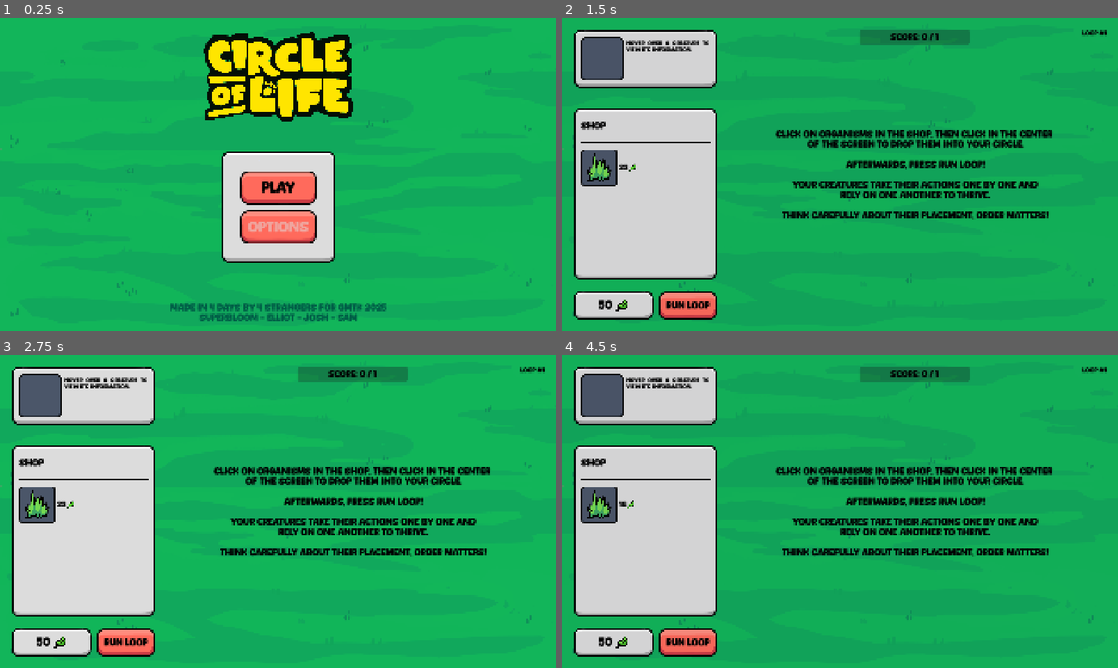
Above: before the commit, frames 1-4 (two rows, left to right).
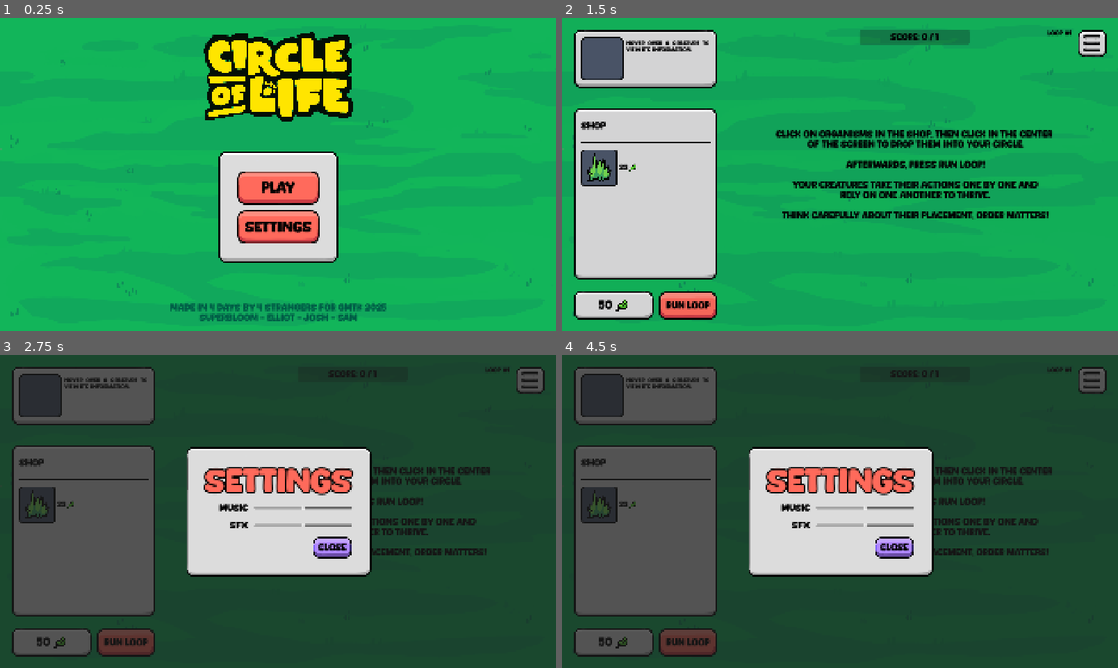
Above: after the commit, the same moments.

Repository: elliotfontaine/gmtk-2025-submission
Game: Godot game, scene res://scenes/main_menu.tscn
The game is run twice, just before and just after one commit, with the same random seed, the same clock (stepped at 60 frames per second) and the same inputs. The engine's default icon, where the game draws it, is replaced by a stand-in: a white triangle on a blue panel in a dark square.
Inputs (mouse positions are in pixels of both pictures, inside the frame that each line leads up to):
- Up to frame 1 (0.25 s): no input
- Up to frame 2 (1.5 s): click "play" at 0.5 s; click (606, 168) at 1.25 s
- Up to frame 3 (2.75 s): click (528, 380) at 2.02 s
- Up to frame 4 (4.5 s): click "Run Loop" at 2.75 s; click (840, 549) at 3.5 s, where only the run before the commit has a clickable "try again"; tap Enter at 4.25 s; move the mouse to (812, 574) at 4.27 s; hold Up from 4.28 s (still down); hold Shift from 4.28 s (still down); click (812, 574) at 4.42 s

The runs differ from the first frame. In frame 1, 1.5% of the frame differs, in the area x 39-61%, y 42-79%; in frame 2, 0.5%; in frame 3, 97%, in the area x 0-100%, y 0-100%; in frame 4, 97%.

Commit message:
proper volume sliders logic

Diff:
--- a/audio/default_bus_layout.tres
+++ b/audio/default_bus_layout.tres
@@ -5,11 +5,11 @@
 bus/1/solo = false
 bus/1/mute = false
 bus/1/bypass_fx = false
-bus/1/volume_db = -0.0
+bus/1/volume_db = -6.0
 bus/1/send = &"Master"
 bus/2/name = &"SFX"
 bus/2/solo = false
 bus/2/mute = false
 bus/2/bypass_fx = false
-bus/2/volume_db = 0.0
+bus/2/volume_db = -6.0
 bus/2/send = &"Master"
--- /dev/null
+++ b/audio/sound_texture_button.gd
@@ -0,0 +1,16 @@
+extends TextureButton
+class_name SoundTextureButton
+
+# Optional: Add sound-playing logic
+@export var click_sound: AudioStream
+
+func _ready():
+	connect("pressed", Callable(self, "_on_pressed"))
+
+func _on_pressed():
+	if click_sound:
+		var sound = AudioStreamPlayer.new()
+		sound.stream = click_sound
+		sound.bus = "SFX"
+		add_child(sound)
+		sound.play()
--- /dev/null
+++ b/audio/volume_slider.gd
@@ -0,0 +1,24 @@
+@tool
+class_name VolumeSlider extends HSlider
+
+enum AudioBus {Master = 0}
+@export var audio_bus: AudioBus = 0 as AudioBus
+@onready var bus_name: String = AudioServer.get_bus_name(audio_bus)
+
+func _ready() -> void:
+	value_changed.connect(_on_value_changed)
+	value = db_to_linear(AudioServer.get_bus_volume_db(audio_bus)) * 100
+
+func _on_value_changed(new_value: float) -> void:
+	AudioServer.set_bus_volume_db(audio_bus, linear_to_db(new_value / 100))
+
+func _validate_property(property: Dictionary):
+	if property.name == "audio_bus":
+		var busNumber = AudioServer.bus_count
+		var options = ""
+		for i in busNumber:
+			if i > 0:
+				options += ","
+			var busName = AudioServer.get_bus_name(i)
+			options += busName
+		property.hint_string = options
--- a/scenes/main_menu.gd
+++ b/scenes/main_menu.gd
@@ -1,4 +1,9 @@
 extends Control
+
+@onready var settings_menu: Control = %SettingsMenu
 
 func _on_button_play_pressed() -> void:
 	SceneChanger.change_to(SceneChanger.MainScenes.WORLD)
+
+func _on_settings_button_pressed() -> void:
+	settings_menu.show()
--- a/scenes/main_menu.tscn
+++ b/scenes/main_menu.tscn
@@ -6,6 +6,7 @@
 [ext_resource type="AudioStream" uid="uid://dm5knn6xtsp0n" path="res://assets/audio/sfx/buttons/Click.wav" id="4_rtw2f"]
 [ext_resource type="Texture2D" uid="uid://dr1cqjdwtdh76" path="res://assets/sprites/bg.png" id="5_8ln24"]
 [ext_resource type="Texture2D" uid="uid://cp6mom83ob31g" path="res://assets/sprites/ui/game_title.png" id="6_rtw2f"]
+[ext_resource type="PackedScene" uid="uid://b5v2jtkaohm20" path="res://scenes/ui/settings.tscn" id="7_oa1go"]
 
 [node name="MainMenu" type="Control"]
 layout_mode = 3
@@ -102,12 +103,11 @@
 click_sound = ExtResource("4_rtw2f")
 metadata/_edit_use_anchors_ = true
 
-[node name="ButtonPlay3" type="Button" parent="Menu/CenterContainer/VBoxContainer"]
+[node name="SettingsButton" type="Button" parent="Menu/CenterContainer/VBoxContainer"]
 layout_mode = 2
 focus_mode = 0
 theme_override_font_sizes/font_size = 50
-disabled = true
-text = "options"
+text = "Settings"
 script = ExtResource("3_8ln24")
 click_sound = ExtResource("4_rtw2f")
 metadata/_edit_use_anchors_ = true
@@ -116,4 +116,10 @@
 stream = ExtResource("2_ekxnf")
 bus = &"SFX"
 
+[node name="SettingsMenu" parent="." instance=ExtResource("7_oa1go")]
+unique_name_in_owner = true
+visible = false
+layout_mode = 1
+
 [connection signal="pressed" from="Menu/CenterContainer/VBoxContainer/ButtonPlay" to="." method="_on_button_play_pressed"]
+[connection signal="pressed" from="Menu/CenterContainer/VBoxContainer/SettingsButton" to="." method="_on_settings_button_pressed"]
--- /dev/null
+++ b/scenes/ui/settings.gd
@@ -0,0 +1,4 @@
+extends Control
+
+func _on_close_button_pressed() -> void:
+	visible = false
--- /dev/null
+++ b/scenes/ui/settings.tscn
@@ -0,0 +1,107 @@
+[gd_scene load_steps=6 format=3 uid="uid://b5v2jtkaohm20"]
+
+[ext_resource type="Script" uid="uid://csi3rjnr5grfn" path="res://audio/sound_button.gd" id="1_7pacj"]
+[ext_resource type="Script" uid="uid://dy0oiei036i6w" path="res://scenes/ui/settings.gd" id="1_8wfqe"]
+[ext_resource type="AudioStream" uid="uid://dm5knn6xtsp0n" path="res://assets/audio/sfx/buttons/Click.wav" id="2_h175o"]
+[ext_resource type="Script" uid="uid://cawklep1qhgnx" path="res://audio/volume_slider.gd" id="2_ptynm"]
+
+[sub_resource type="StyleBoxFlat" id="StyleBoxFlat_vrkq3"]
+bg_color = Color(1, 0.415686, 0.356863, 1)
+
+[node name="Settings" type="Control"]
+layout_mode = 3
+anchors_preset = 15
+anchor_right = 1.0
+anchor_bottom = 1.0
+grow_horizontal = 2
+grow_vertical = 2
+script = ExtResource("1_8wfqe")
+
+[node name="DefeatScreen" type="ColorRect" parent="."]
+layout_mode = 1
+anchors_preset = 15
+anchor_right = 1.0
+anchor_bottom = 1.0
+grow_horizontal = 2
+grow_vertical = 2
+color = Color(0.114897, 0.114897, 0.114897, 0.717647)
+
+[node name="Menu" type="PanelContainer" parent="."]
+layout_mode = 1
+anchors_preset = 8
+anchor_left = 0.5
+anchor_top = 0.5
+anchor_right = 0.5
+anchor_bottom = 0.5
+offset_left = -319.0
+offset_top = -189.0
+offset_right = 319.0
+offset_bottom = 189.0
+grow_horizontal = 2
+grow_vertical = 2
+
+[node name="CenterContainer" type="MarginContainer" parent="Menu"]
+layout_mode = 2
+metadata/_edit_use_anchors_ = true
+
+[node name="VBoxContainer" type="VBoxContainer" parent="Menu/CenterContainer"]
+layout_mode = 2
+
+[node name="Title" type="Label" parent="Menu/CenterContainer/VBoxContainer"]
+layout_mode = 2
+size_flags_vertical = 3
+theme_override_colors/font_color = Color(1, 0.415686, 0.356863, 1)
+theme_override_colors/font_outline_color = Color(0, 0, 0, 1)
+theme_override_constants/outline_size = 20
+theme_override_font_sizes/font_size = 110
+text = "Settings"
+horizontal_alignment = 1
+
+[node name="Music" type="HBoxContainer" parent="Menu/CenterContainer/VBoxContainer"]
+layout_mode = 2
+
+[node name="Label" type="Label" parent="Menu/CenterContainer/VBoxContainer/Music"]
+custom_minimum_size = Vector2(150, 0)
+layout_mode = 2
+text = "Music"
+horizontal_alignment = 2
+
+[node name="HSlider" type="HSlider" parent="Menu/CenterContainer/VBoxContainer/Music"]
+custom_minimum_size = Vector2(0, 40)
+layout_mode = 2
+size_flags_horizontal = 3
+theme_override_styles/grabber_area_highlight = SubResource("StyleBoxFlat_vrkq3")
+value = 100.0
+script = ExtResource("2_ptynm")
+audio_bus = 1
+metadata/_custom_type_script = "uid://cawklep1qhgnx"
+
+[node name="SFX" type="HBoxContainer" parent="Menu/CenterContainer/VBoxContainer"]
+layout_mode = 2
+
+[node name="Label2" type="Label" parent="Menu/CenterContainer/VBoxContainer/SFX"]
+custom_minimum_size = Vector2(150, 0)
+layout_mode = 2
+text = "SFX"
+horizontal_alignment = 2
+
+[node name="HSlider" type="HSlider" parent="Menu/CenterContainer/VBoxContainer/SFX"]
+custom_minimum_size = Vector2(0, 40)
+layout_mode = 2
+size_flags_horizontal = 3
+theme_override_styles/grabber_area_highlight = SubResource("StyleBoxFlat_vrkq3")
+value = 100.0
+script = ExtResource("2_ptynm")
+audio_bus = 2
+metadata/_custom_type_script = "uid://cawklep1qhgnx"
+
+[node name="CloseButton" type="Button" parent="Menu/CenterContainer/VBoxContainer"]
+layout_mode = 2
+size_flags_horizontal = 8
+theme_type_variation = &"SmallPurpleButton"
+text = "close"
+script = ExtResource("1_7pacj")
+click_sound = ExtResource("2_h175o")
+metadata/_custom_type_script = "uid://csi3rjnr5grfn"
+
+[connection signal="pressed" from="Menu/CenterContainer/VBoxContainer/CloseButton" to="." method="_on_close_button_pressed"]
--- a/scenes/world.gd
+++ b/scenes/world.gd
@@ -37,6 +37,7 @@
 @onready var victory_loop_label: Label = %VictoryLoopLabel
 @onready var label_loop: Label = %LabelLoop
 @onready var h_box_tutorial: HBoxContainer = %HBoxTutorial
+@onready var settings_menu: Control = %SettingsMenu
 
 ##placeholder system: length of wait times
 const game_speeds: Array[float] = [0.8, 0.6, 0.4, 0.2]
@@ -721,3 +722,7 @@
 func do_no_action():
 	sfx_player.stream = sfx_no_action
 	sfx_player.play()
+
+
+func _on_settings_button_pressed() -> void:
+	settings_menu.show()
--- a/scenes/world.tscn
+++ b/scenes/world.tscn
@@ -12,6 +12,9 @@
 [ext_resource type="AudioStream" uid="uid://dm5knn6xtsp0n" path="res://assets/audio/sfx/buttons/Click.wav" id="5_w7kh3"]
 [ext_resource type="Texture2D" uid="uid://t4yejuuqutgx" path="res://assets/sprites/ui/money.png" id="8_4mrxx"]
 [ext_resource type="Script" uid="uid://csi3rjnr5grfn" path="res://audio/sound_button.gd" id="10_e3hyu"]
+[ext_resource type="Script" uid="uid://ery8xjes8428" path="res://audio/sound_texture_button.gd" id="11_jhx03"]
+[ext_resource type="Texture2D" uid="uid://ox3x837kbn5s" path="res://assets/sprites/ui/settings_button.png" id="11_o8fc1"]
+[ext_resource type="PackedScene" uid="uid://b5v2jtkaohm20" path="res://scenes/ui/settings.tscn" id="14_xo05s"]
 
 [sub_resource type="StyleBoxEmpty" id="StyleBoxEmpty_q5onr"]
 
@@ -160,13 +163,36 @@
 size_flags_vertical = 0
 text = "add new creature"
 
-[node name="LabelLoop" type="Label" parent="UI/MarginContainer"]
+[node name="TopRight" type="HBoxContainer" parent="UI/MarginContainer"]
+layout_mode = 2
+size_flags_horizontal = 8
+size_flags_vertical = 0
+alignment = 2
+
+[node name="LabelLoop" type="Label" parent="UI/MarginContainer/TopRight"]
 unique_name_in_owner = true
 layout_mode = 2
 size_flags_horizontal = 8
 size_flags_vertical = 0
 theme_override_font_sizes/font_size = 22
 text = "Loop #1"
+
+[node name="SettingsButton" type="TextureButton" parent="UI/MarginContainer/TopRight"]
+layout_mode = 2
+size_flags_horizontal = 8
+size_flags_vertical = 0
+texture_normal = ExtResource("11_o8fc1")
+texture_pressed = ExtResource("11_o8fc1")
+texture_hover = ExtResource("11_o8fc1")
+texture_disabled = ExtResource("11_o8fc1")
+texture_focused = ExtResource("11_o8fc1")
+script = ExtResource("11_jhx03")
+click_sound = ExtResource("5_w7kh3")
+metadata/_custom_type_script = "uid://ery8xjes8428"
+
+[node name="SettingsMenu" parent="UI" instance=ExtResource("14_xo05s")]
+unique_name_in_owner = true
+visible = false
 
 [node name="DefeatScreen" type="ColorRect" parent="UI"]
 unique_name_in_owner = true
@@ -317,6 +343,7 @@
 [connection signal="item_hovered" from="UI/MarginContainer/HBoxContainer/LeftSideUI/ShopPanel" to="." method="_on_shop_panel_item_hovered"]
 [connection signal="rerolled" from="UI/MarginContainer/HBoxContainer/LeftSideUI/ShopPanel" to="." method="_on_shop_panel_rerolled"]
 [connection signal="pressed" from="UI/MarginContainer/HBoxContainer/LeftSideUI/VBoxContainer/NextLoopButton" to="." method="_on_next_loop_button_pressed"]
+[connection signal="pressed" from="UI/MarginContainer/TopRight/SettingsButton" to="." method="_on_settings_button_pressed"]
 [connection signal="pressed" from="UI/DefeatScreen/PanelContainer/CenterContainer/VBoxContainer/Retry" to="." method="_on_retry_pressed"]
 [connection signal="pressed" from="UI/DefeatScreen/PanelContainer/CenterContainer/VBoxContainer/Exit" to="." method="_on_exit_pressed"]
 [connection signal="pressed" from="UI/VictoryScreen/PanelContainer/CenterContainer/VBoxContainer/Continue" to="." method="_on_continue_pressed"]
Binary file added: assets/sprites/ui/settings_button.png
Not shown, added: assets/sprites/ui/settings_button.png.import
Not shown, added: audio/sound_texture_button.gd.uid
Not shown, added: audio/volume_slider.gd.uid
Not shown: 1 places in scenes/main_menu.tscn that only renumber resources
Not shown, added: scenes/ui/settings.gd.uid
Not shown: 1 places in scenes/world.tscn that only renumber resources
